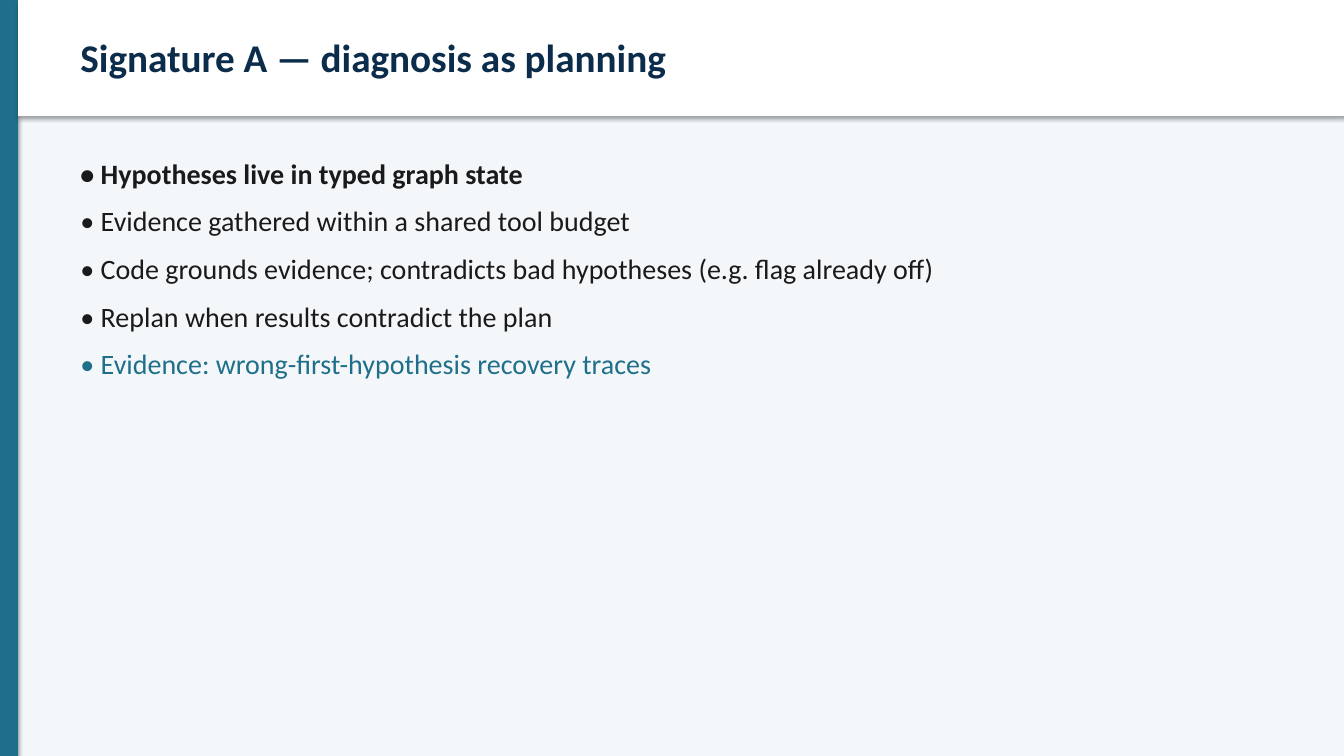
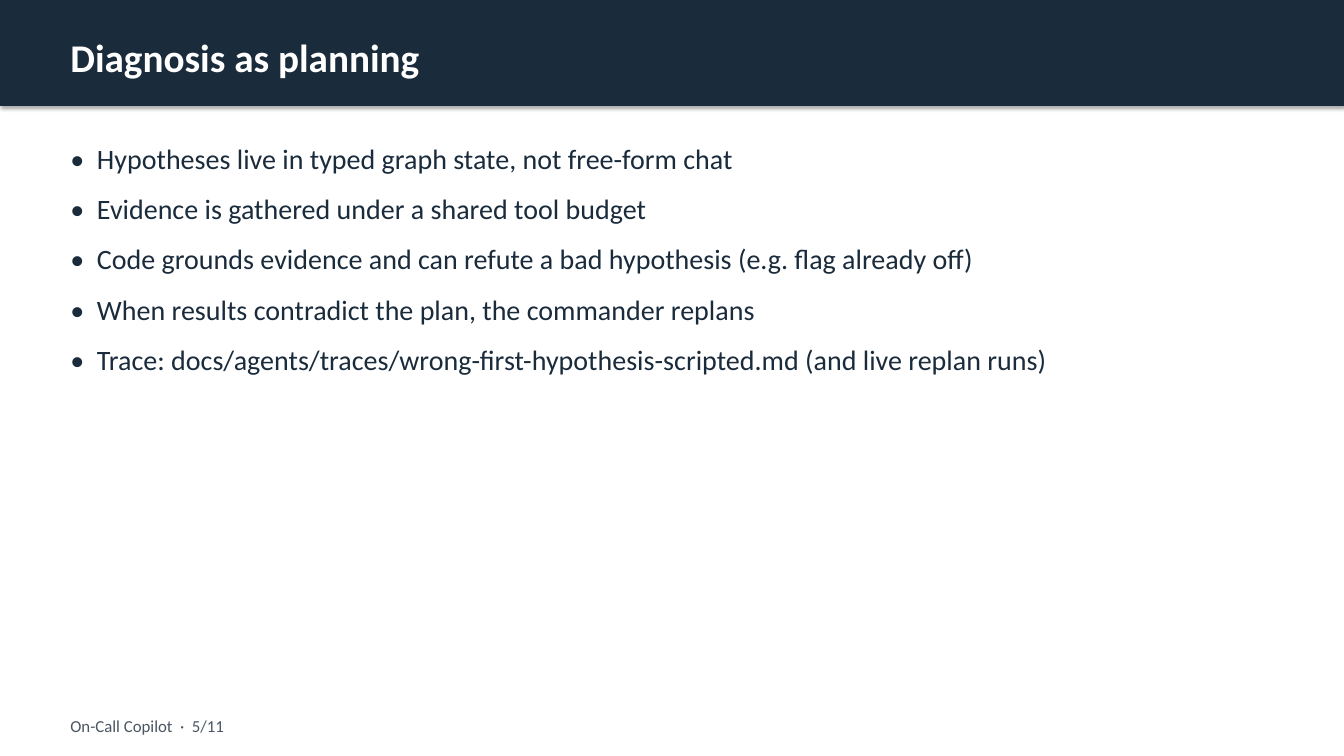
Before and after one commit to IITB-Project-Group/On-Call-Copilot, a slide deck: slide 5 of docs/submission/On-Call-Copilot-Slides.pptx. Drawn at 1344x756 pixels with LibreOffice and Linux fonts; fonts in the diff are those of the drawing. Boxes give left, top, right and bottom in pixels: in the first picture for what was removed or moved away, otherwise in the second. Text is boxed around its words. In the diff, an @@ line names an element or a change of style, - is before the commit and + after.

Commit message:
Refresh submission slides with clearer, less meta wording.

```diff
--- a/docs/submission/On-Call-Copilot-Slides.pptx
+++ b/docs/submission/On-Call-Copilot-Slides.pptx
@@ rectangle: place and size @@
-rectangle at [18,0,1344,116]
+rectangle at [0,0,1344,106]
@@ rectangle at [0,0,1344,106]: fill #FFFFFF to #1A2B3C @@
@@ rectangle removed at [0,0,1344,756] @@
@@ rectangle removed at [0,0,18,756] @@
@@ text at [70,44,419,79]: text changed; text colour #0B2C4A to #FFFFFF @@
-Signature A — diagnosis as planning
+Diagnosis as planning
@@ text at [97,149,1046,375]: text changed; text colour #1A1A1A to #1A2B3C @@
-• Hypotheses live in typed graph state
-• Evidence gathered within a shared tool budget
-• Code grounds evidence; contradicts bad hypotheses (e.g. flag already off)
-• Replan when results contradict the plan
-• Evidence: wrong-first-hypothesis recovery traces
+• Hypotheses live in typed graph state, not free-form chat
+• Evidence is gathered under a shared tool budget
+• Code grounds evidence and can refute a bad hypothesis (e.g. flag already off)
+• When results contradict the plan, the commander replans
+• Trace: docs/agents/traces/wrong-first-hypothesis-scripted.md (and live replan runs)
@@ text added at [70,720,224,735], 12 pt, text #4A5563 @@
+On-Call Copilot · 5/11
```
Also in this commit, not shown: 10 other slides changed, 4 other files.
